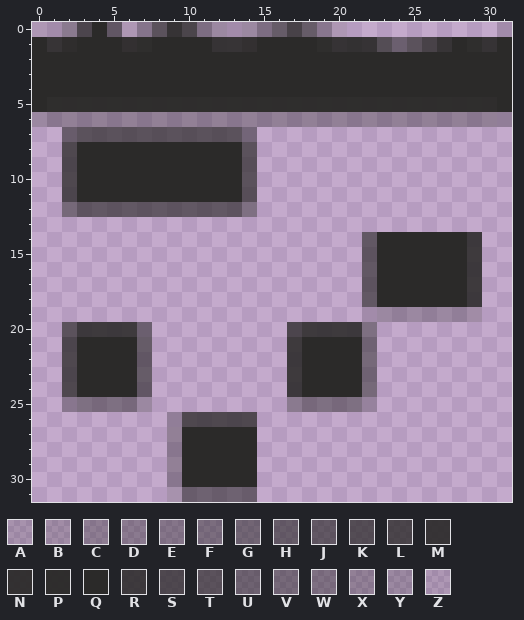
Edited in one commit: pixel-art sprite (img/mundo.png). The first picture shows the starting point.
The file is 32x32 pixels. Pixels under 10% opacity are left out. Colours within 5 levels of each other are drawn and written as one.
Palette (. is transparent): A #2b2a2930  B #2b2a293b  C #2b2a295a  D #2b2a2960  E #2b2a2969  F #2b2a297a  G #2b2a2989  H #2b2a299c  J #2b2a29a3  K #2b2a29ba  L #2b2a29ca  M #2b2a29eb  N #2b2a29f1  P #2b2a29f8  Q #2b2a29  R #2b2a29df  S #2b2a29c3  T #2b2a29af  U #2b2a298f  V #2b2a2982  W #2b2a2974  X #2b2a2954  Y #2b2a2944  Z #2b2a2925
Now the later version:
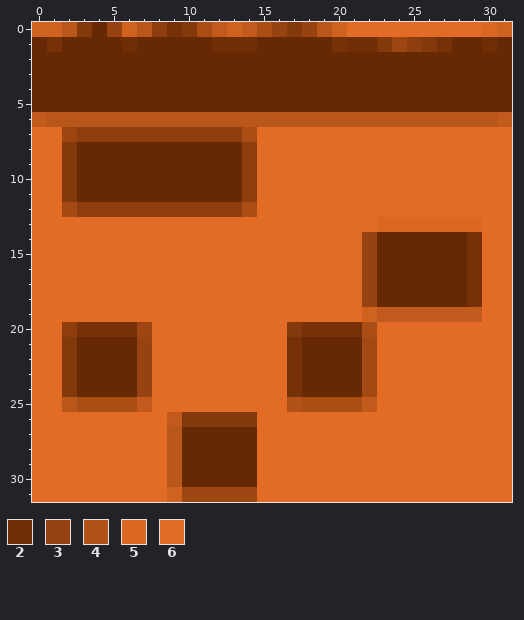
Colours new in this view: 2 #702e06  3 #974311  4 #b25218  5 #da6823  6 #e26c25
The exact change:
colour Q: #2b2a29 -> #672904
colour R: #2b2a29df -> #763108
colour S: #2b2a29c3 -> #84390c
colour T: #2b2a29af -> #8e3e0e
colour U: #2b2a298f -> #9d4612
colour V: #2b2a2982 -> #a34a14
colour W: #2b2a2974 -> #aa4e16
colour X: #2b2a2954 -> #b9561a
colour Y: #2b2a2944 -> #c15a1c
colour Z: #2b2a2925 -> #d06220
y 0: x 2 D -> X; x 5 H -> 3; x 7 C -> X; x 9..11 MLE -> RSW; x 15..18 EHLH -> W3S3; x 21..30 .......... -> 6666666665
y 1: x 1..2 MP -> RQ; x 6..7 NP -> 2Q; x 12..14 MMN -> 222; x 19..24 PMNMKG -> QR22SU; x 26..27 LM -> SR; x 29..30 PM -> Q2
y 5: x 1..30 PPPPPPPPPPPPPPPPPPPPPPPPPPPPPP -> QQQQQQQQQQQQQQQQQQQQQQQQQQQQQQ
y 7: x 0..1 .. -> 66; x 14..31 F................. -> W66666666666666666
y 8..11: x 0..1 .. -> 66; x 15..31 ................. -> 66666666666666666
y 12: x 0..1 .. -> 66; x 3..13 JJJJJJJJJJJ -> TTTTTTTTTTT; x 15..31 ................. -> 66666666666666666
y 13: x 0..31 ................................ -> 66666666666666666666666555555566
y 14..18: x 0..22 ......................J -> 66666666666666666666663; x 30..31 .. -> 66
y 19: x 0..21 ...................... -> 6666666666666666666666; x 29..31 B.. -> Y66
y 20: x 0..1 .. -> 66; x 7..16 G......... -> U666666666; x 23..31 ......... -> 666666666
y 21..24: x 0..1 .. -> 66; x 7..16 H......... -> 3666666666; x 23..31 ......... -> 666666666
y 25: x 0..1 .. -> 66; x 8..17 .........D -> 6666666664; x 22..31 B......... -> Y666666666
y 26..30: x 0..8 ......... -> 666666666; x 15..31 ................. -> 66666666666666666
y 31: x 0..9 .........A -> 666666666Z; x 15..31 ................. -> 66666666666666666
Where, in picture pixels (left, top, right, bottom), the same in both pictures:
changed: (32, 22, 512, 502)
